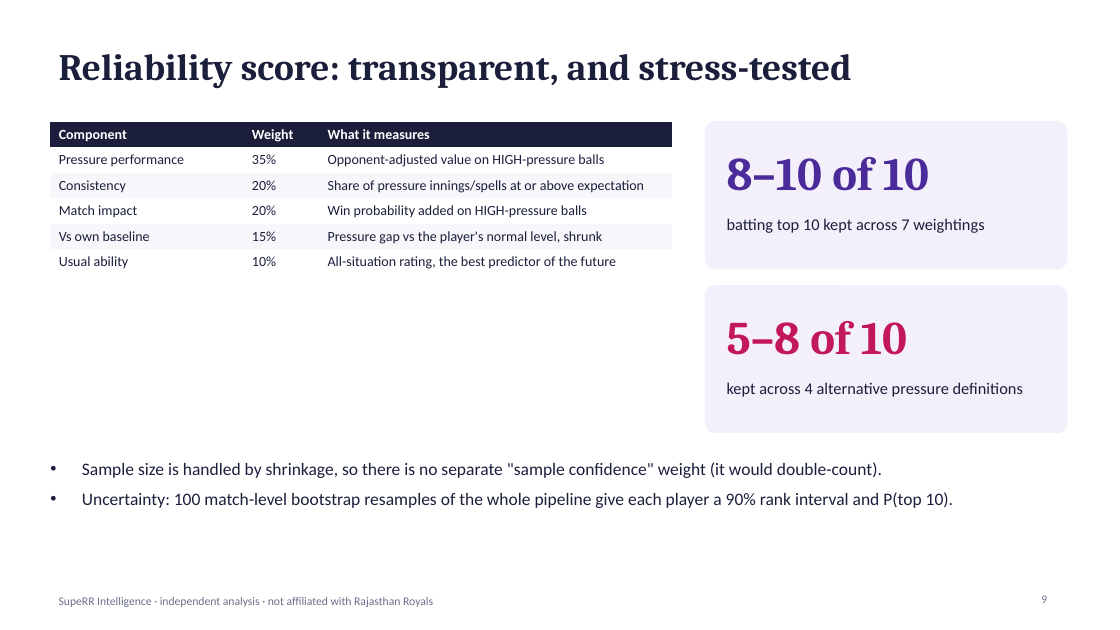
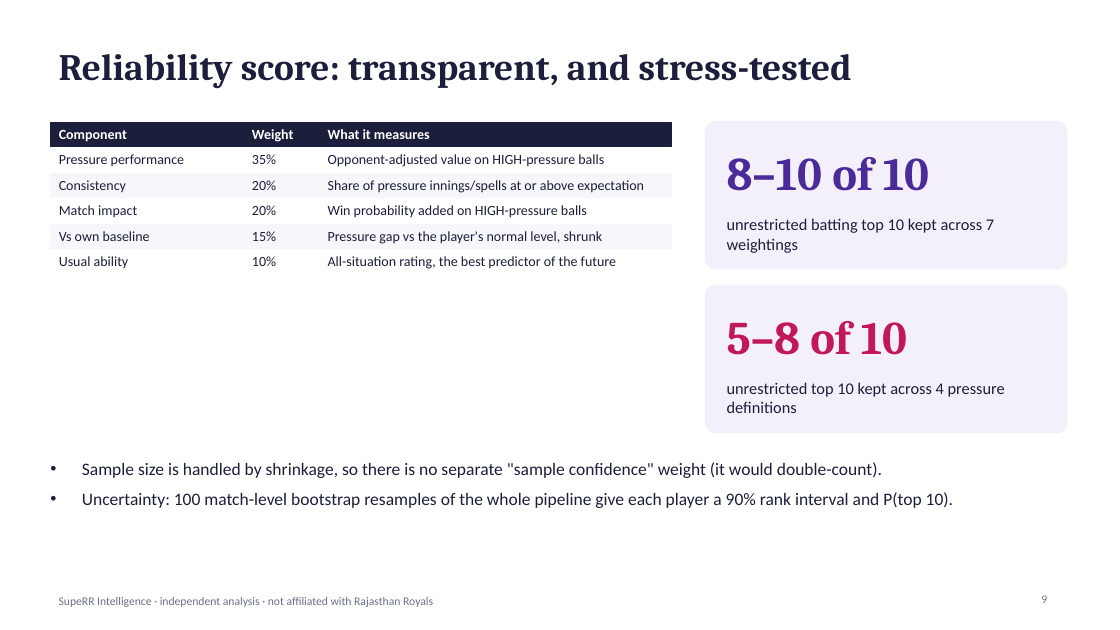
Before and after one commit to Anurag-1902-Patil/RR-Hackathon, a slide deck: slide 9 of reports/presentation.pptx. Drawn at 1120x630 pixels with LibreOffice and Linux fonts; fonts in the diff are those of the drawing. Boxes give left, top, right and bottom in pixels: in the first picture for what was removed or moved away, otherwise in the second. Text is boxed around its words. In the diff, an @@ line names an element or a change of style, - is before the commit and + after.

```diff
--- a/reports/presentation.pptx
+++ b/reports/presentation.pptx
@@ text at bbox=[727, 218, 994, 253]: text changed @@
-batting top 10 kept across 7 weightings
+unrestricted batting top 10 kept across 7 weightings
@@ text at bbox=[727, 382, 1005, 413]: text changed @@
-kept across 4 alternative pressure definitions
+unrestricted top 10 kept across 4 pressure definitions
```
Also in this commit, not shown: 12 other slides changed, 2 slides added, 1 slide removed, 3 other files.
